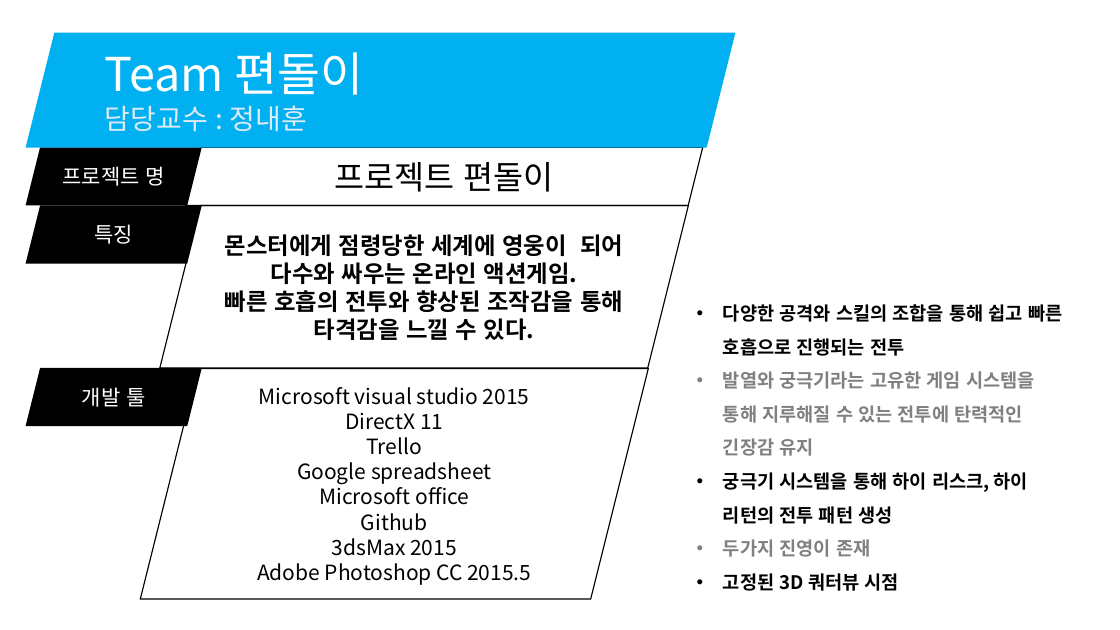
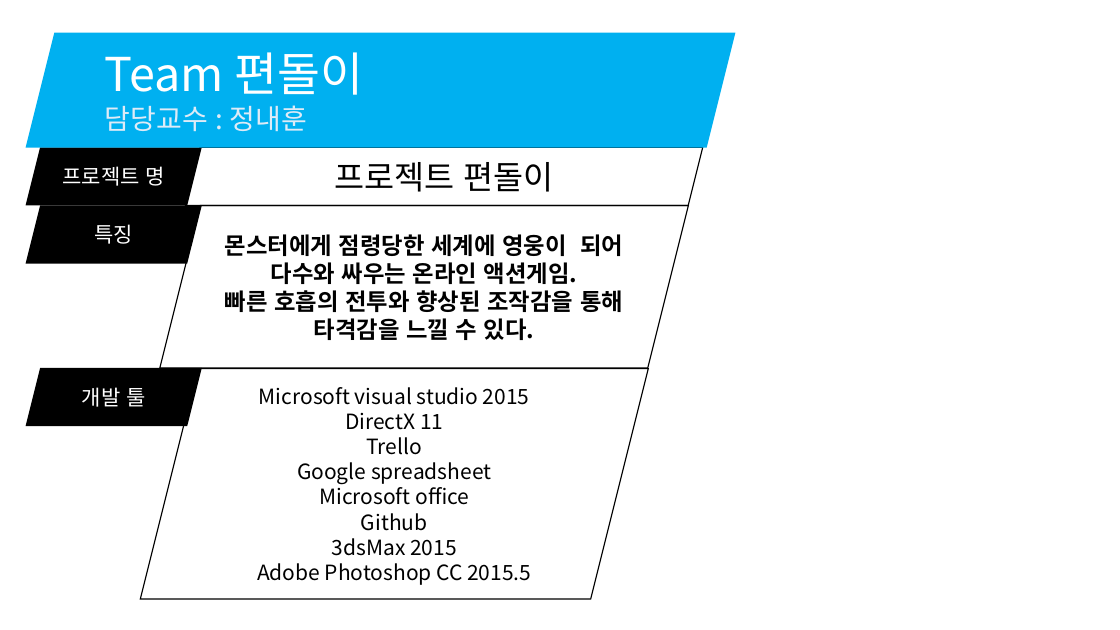
Before and after one commit to korleinster/gamebusdriver, a slide deck: slide 1 of documents/[13신창섭160802]졸업작품 제안서 1차수정.pptx. Drawn at 1120x630 pixels with LibreOffice and Linux fonts; fonts in the diff are those of the drawing; background and template pictures are left out. Boxes give left, top, right and bottom in pixels: in the first picture for what was removed or moved away, otherwise in the second. Text is boxed around its words. In the diff, an @@ line names an element or a change of style, - is before the commit and + after.

Commit message:
[신창섭]
제안 피피티 앞부분 수정.
게임 컨텐츠와 시스템을 한 눈에 볼 수 있도록
학교 로고 추가

```diff
--- a/documents/[13신창섭160802]졸업작품 제안서 1차수정.pptx
+++ b/documents/[13신창섭160802]졸업작품 제안서 1차수정.pptx
@@ text removed at [723,304,1062,591] @@
-• 다양한 공격와 스킬의 조합을 통해 쉽고 빠른 호흡으로 진행되는 전투
-• 발열와 궁극기라는 고유한 게임 시스템을 통해 지루해질 수 있는 전투에 탄력적인 긴장감 유지
-• 궁극기 시스템을 통해 하이 리스크, 하이 리턴의 전투 패턴 생성
-• 두가지 진영이 존재
-• 고정된 3D 쿼터뷰 시점
```
Also in this commit, not shown: 1 slide added, 2 slides removed.
